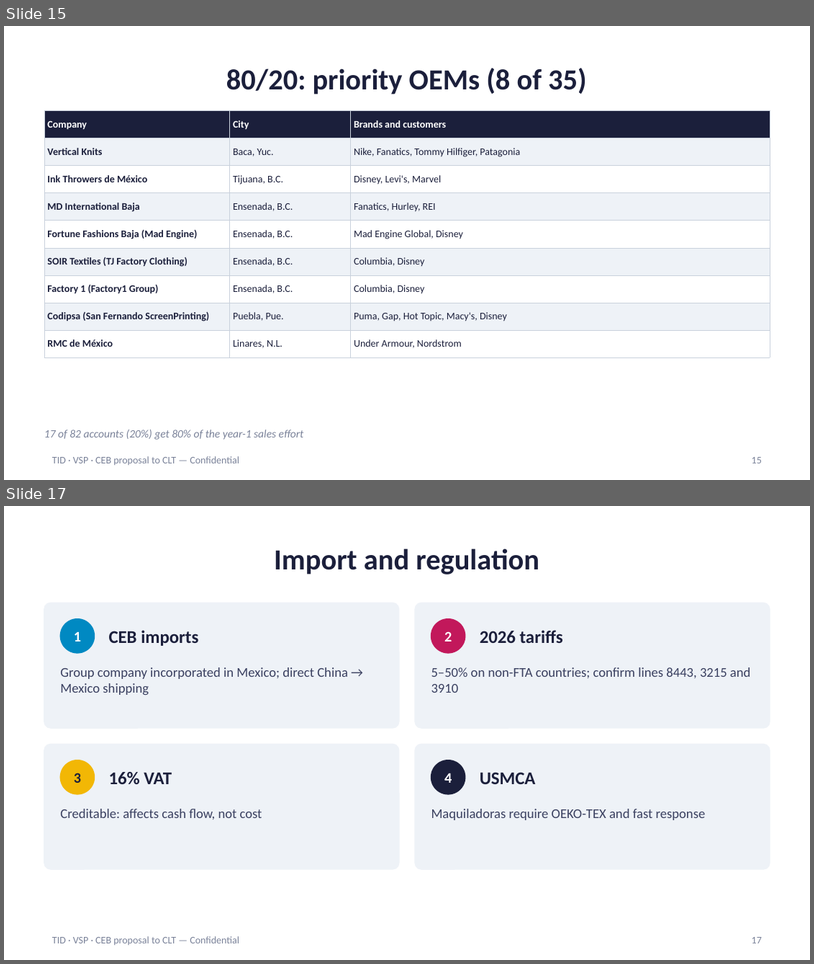
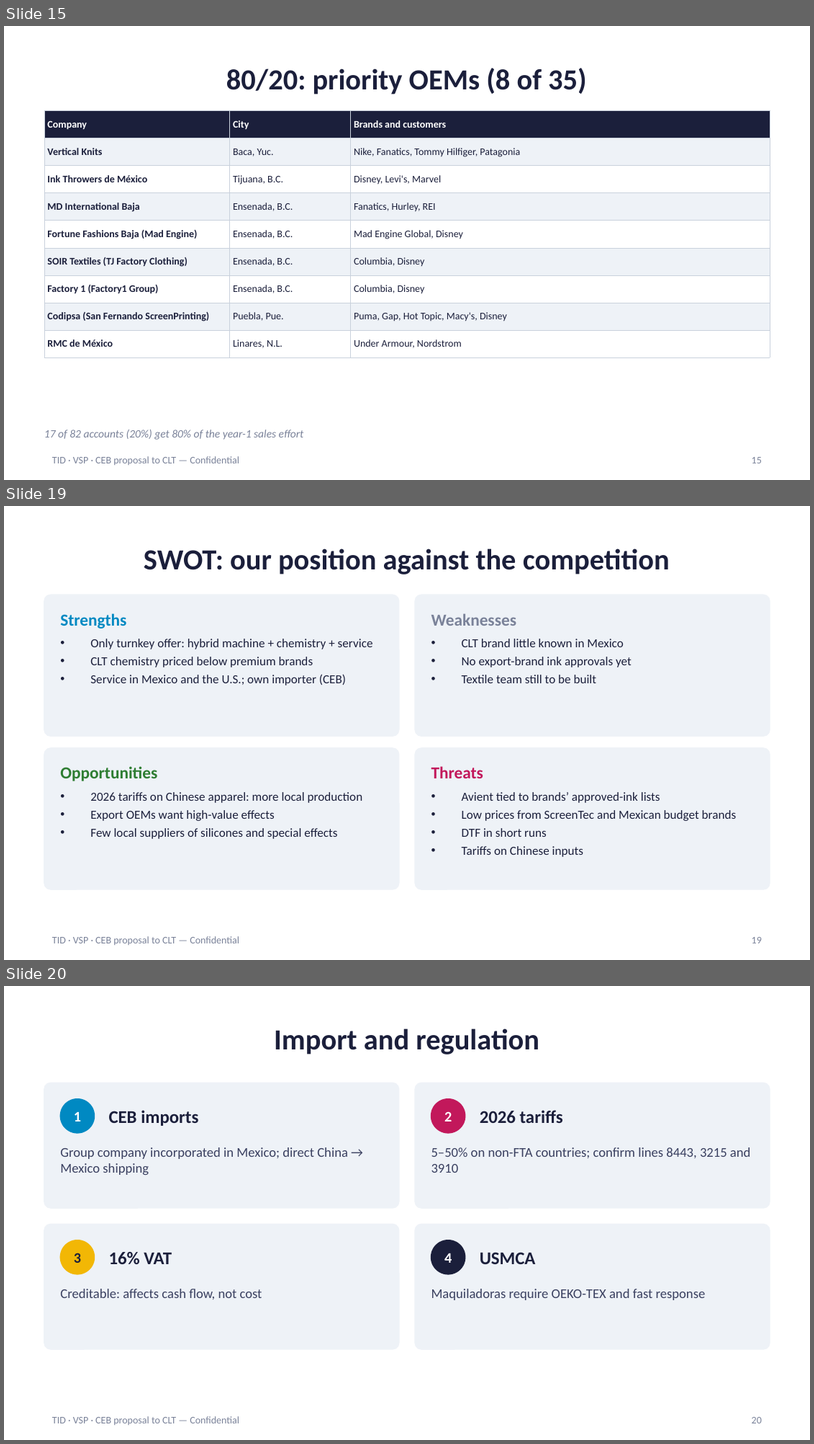
Before and after one commit to carlosmoreno793508/Cosas-Carlos, a slide deck: propuesta-clt/CLT_Proposal_Presentation_EN.pptx. Shown one above the other, each under a label of ours: slides 15 and 17 before the commit, slides 15, 19 and 20 after it; the slides between them are not shown. The pictures are 814x964 and 814x1444 pixels, drawn with LibreOffice and Linux fonts; fonts in the diff are those of the drawing. Boxes give left, top, right and bottom in pixels: in the first picture for what was removed or moved away, otherwise in the second. Text is boxed around its words. In the diff, an @@ line names an element or a change of style, - is before the commit and + after.

```diff
--- a/propuesta-clt/CLT_Proposal_Presentation_EN.pptx
+++ b/propuesta-clt/CLT_Proposal_Presentation_EN.pptx
@@ slide 19 added at box(4, 506, 810, 960), background #FFFFFF; not listed: 1 template element that a slide beside it also shows @@
@@ title added at box(144, 548, 670, 574), 26 pt, text #1B1F3B, bold @@
+SWOT: our position against the competition
@@ rounded rectangle added at box(44, 595, 399, 736), fill #EEF2F7, outline #EEF2F7 1 pt @@
@@ text added at box(60, 613, 126, 628), 15 pt, text #0089C2, bold @@
+Strengths
@@ rounded rectangle added at box(415, 595, 770, 736), fill #EEF2F7, outline #EEF2F7 1 pt @@
@@ text added at box(432, 613, 517, 626), 15 pt, text #7A8299, bold @@
+Weaknesses
@@ text added at box(90, 638, 373, 685), 11 pt, text #1B1F3B @@
+• Only turnkey offer: hybrid machine + chemistry + service
+• CLT chemistry priced below premium brands
+• Service in Mexico and the U.S.; own importer (CEB)
@@ text added at box(462, 638, 632, 683), 11 pt, text #1B1F3B @@
+• CLT brand little known in Mexico
+• No export-brand ink approvals yet
+• Textile team still to be built
@@ rounded rectangle added at box(44, 748, 399, 889), fill #EEF2F7, outline #EEF2F7 1 pt @@
@@ rounded rectangle added at box(415, 748, 770, 889), fill #EEF2F7, outline #EEF2F7 1 pt @@
@@ text added at box(60, 766, 157, 781), 15 pt, text #2E7D32, bold @@
+Opportunities
@@ text added at box(432, 766, 484, 778), 15 pt, text #C2185B, bold @@
+Threats
@@ text added at box(90, 792, 363, 839), 11 pt, text #1B1F3B @@
+• 2026 tariffs on Chinese apparel: more local production
+• Export OEMs want high-value effects
+• Few local suppliers of silicones and special effects
@@ text added at box(462, 792, 737, 857), 11 pt, text #1B1F3B @@
+• Avient tied to brands’ approved-ink lists
+• Low prices from ScreenTec and Mexican budget brands
+• DTF in short runs
+• Tariffs on Chinese inputs
@@ page number added at box(752, 937, 762, 943), 9 pt, text #7A8299 @@
+19
@@ what was slide 17 is now slide 20 @@
@@ page number at box(752, 1417, 762, 1423): text changed @@
-17
+20
```
Also in this commit, not shown: 2 slides changed, 2 other slides added, 9 other files.
